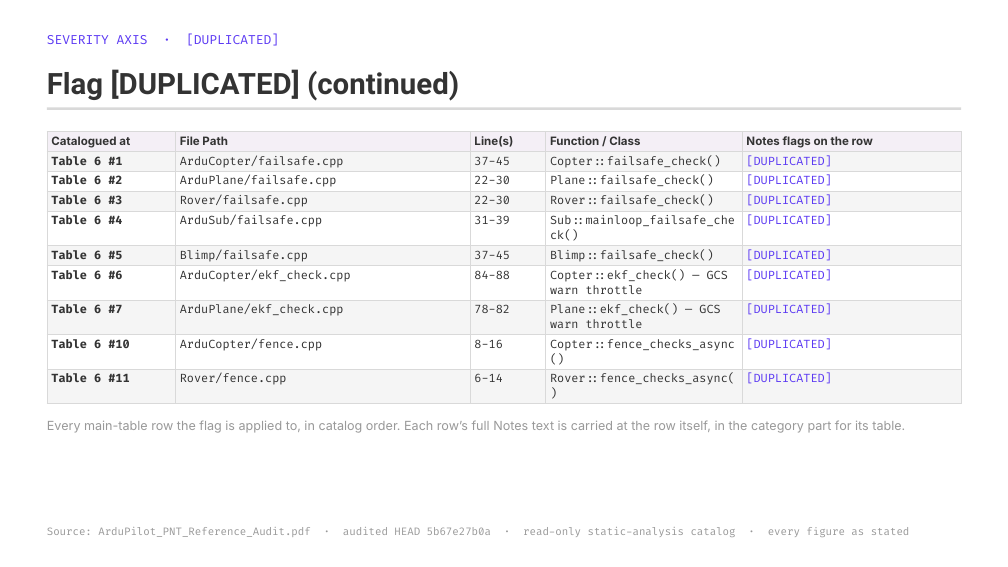
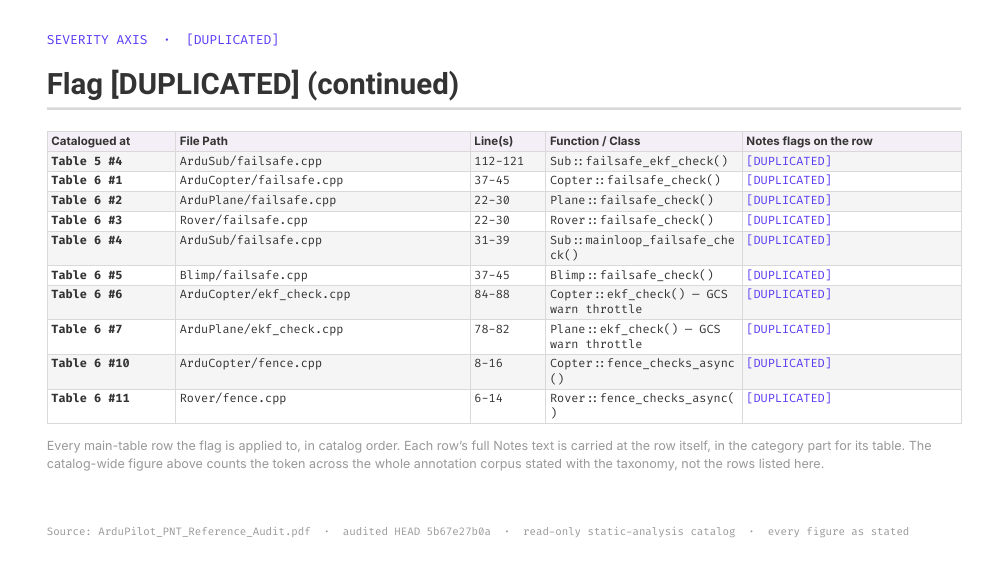
Before and after one commit to blitzy-public-samples/ardupilot-blitzy, a slide deck: slide 21 of blitzy/presentations/ArduPilot_PNT_Reference_Audit_Full_Findings.pptx. Drawn at 1008x567 pixels with LibreOffice and Linux fonts; fonts in the diff are those of the drawing. Boxes give left, top, right and bottom in pixels: in the first picture for what was removed or moved away, otherwise in the second. Text is boxed around its words. In the diff, an @@ line names an element or a change of style, - is before the commit and + after.

```diff
--- a/blitzy/presentations/ArduPilot_PNT_Reference_Audit_Full_Findings.pptx
+++ b/blitzy/presentations/ArduPilot_PNT_Reference_Audit_Full_Findings.pptx
@@ table at (x1=47, y1=132, x2=962, y2=423) @@
+row 2: Table 5 #4 | ArduSub/failsafe.cpp | 112-121 | Sub::failsafe_ekf_check() | [DUPLICATED]
@@ text at (x1=47, y1=440, x2=932, y2=471): text changed @@
-Every main-table row the flag is applied to, in catalog order. Each row’s full Notes text is carried at the row itself, in the category part for its table.
+Every main-table row the flag is applied to, in catalog order. Each row’s full Notes text is carried at the row itself, in the category part for its table. The catalog-wide figure above counts the token across the whole annotation corpus stated with the taxonomy, not the rows listed here.
```
Also in this commit, not shown: 11 other slides changed.
